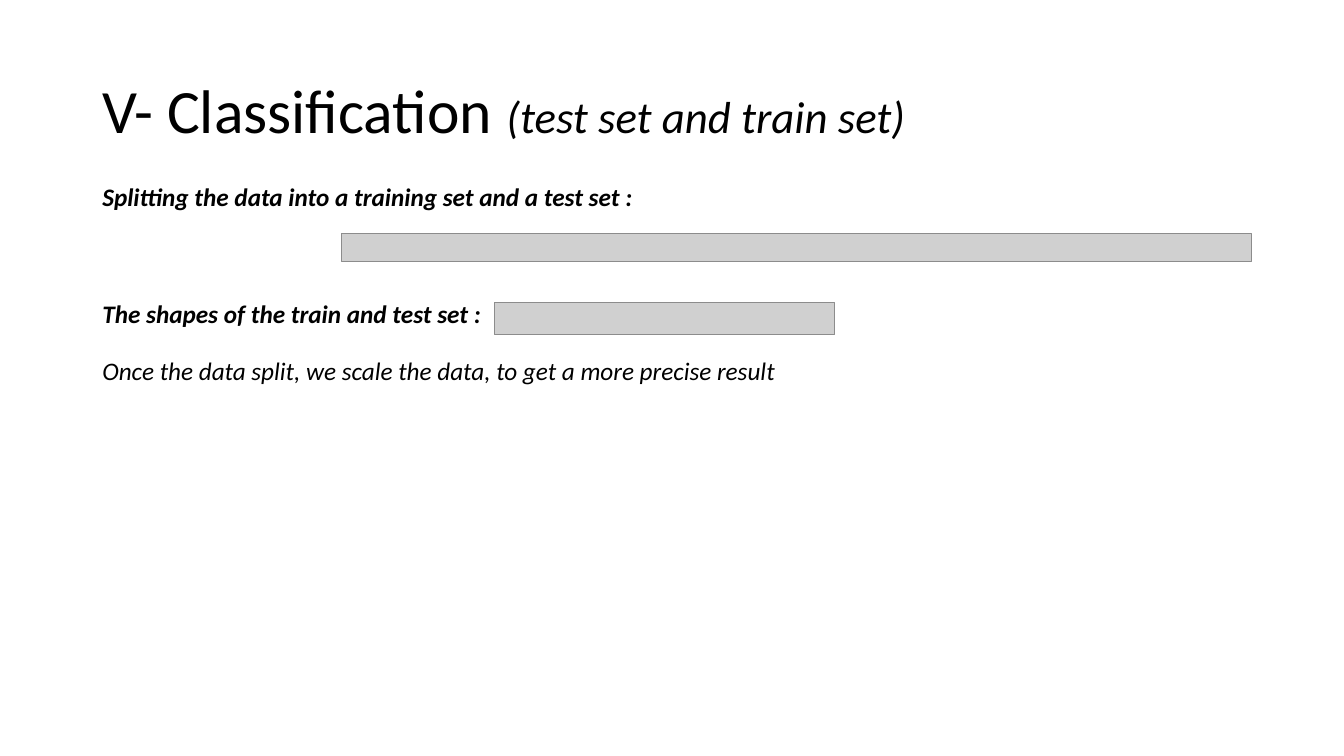
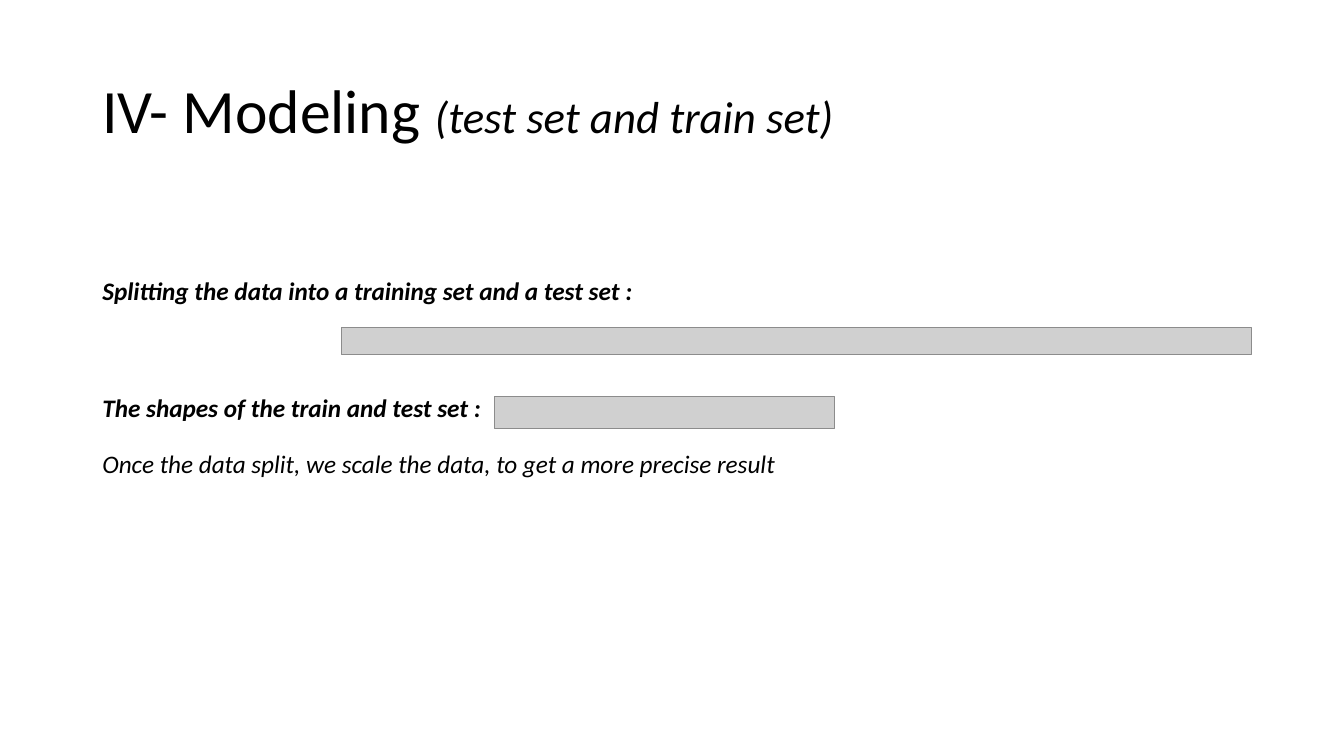
Before and after one commit to Leodespt/Projet_Python, a slide deck: slide 17 of Presentation_Python.pptx. Drawn at 1344x756 pixels with LibreOffice and Linux fonts; fonts in the diff are those of the drawing; grey boxes stand for pictures. Boxes give left, top, right and bottom in pixels: in the first picture for what was removed or moved away, otherwise in the second. Text is boxed around its words. In the diff, an @@ line names an element or a change of style, - is before the commit and + after.

```diff
--- a/Presentation_Python.pptx
+++ b/Presentation_Python.pptx
@@ title at box(102, 90, 833, 144): text changed @@
-V- Classification (test set and train set)
+IV- Modeling (test set and train set)
@@ 3 texts, 2 pictures: place and size @@
-3 texts, 2 pictures at box(102, 188, 1252, 385)
+3 texts, 2 pictures at box(102, 282, 1252, 478)
```
Also in this commit, not shown: 18 other slides changed, 2 slides added, 1 slide removed.
